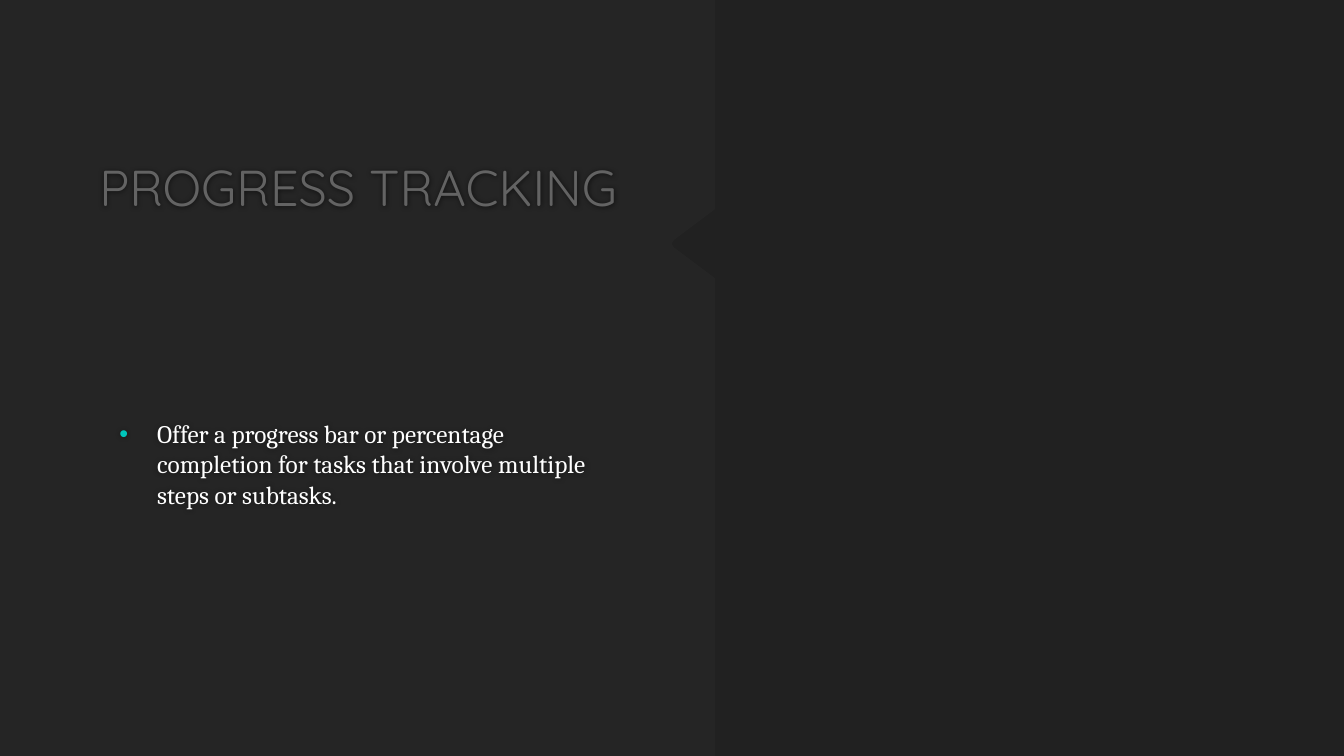
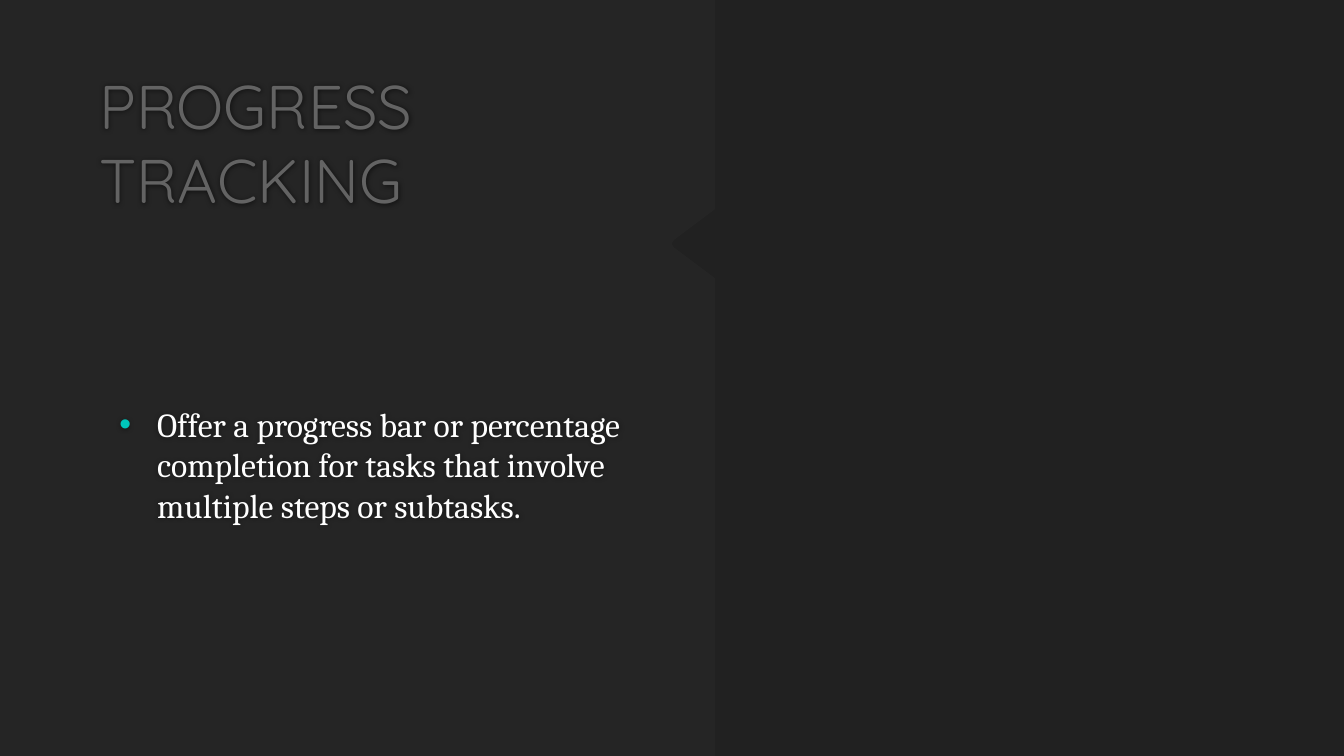
Before and after one commit to BadrGello/Task-Management-App, a slide deck: slide 12 of Documents/HCI Project Proposal.pptx. Drawn at 1344x756 pixels with LibreOffice and Linux fonts; fonts in the diff are those of the drawing; background and template pictures are left out. Boxes give left, top, right and bottom in pixels: in the first picture for what was removed or moved away, otherwise in the second. Text is boxed around its words. In the diff, an @@ line names an element or a change of style, - is before the commit and + after.

Commit message:
change the font and the study techniques

```diff
--- a/Documents/HCI Project Proposal.pptx
+++ b/Documents/HCI Project Proposal.pptx
@@ title "PROGRESS TRACKING" at [99, 86, 412, 203]: size 36 to 44 pt @@
@@ text "Offer a progress bar or ..." at [157, 413, 620, 525]: size 18 to 24 pt; more space between paragraphs @@
```
Also in this commit, not shown: 11 other slides changed.
